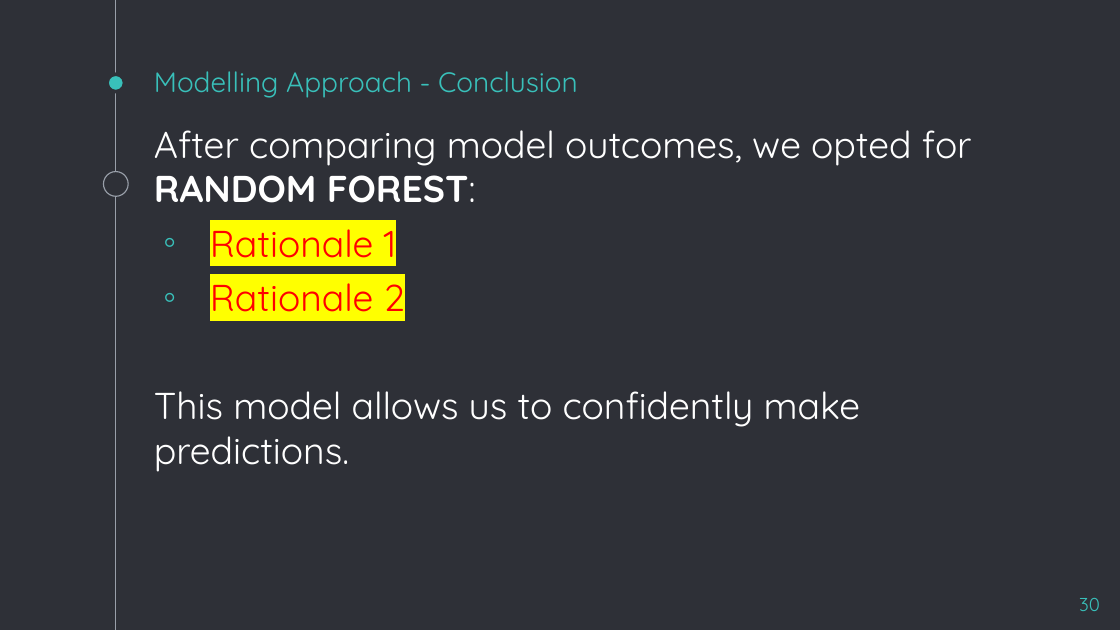
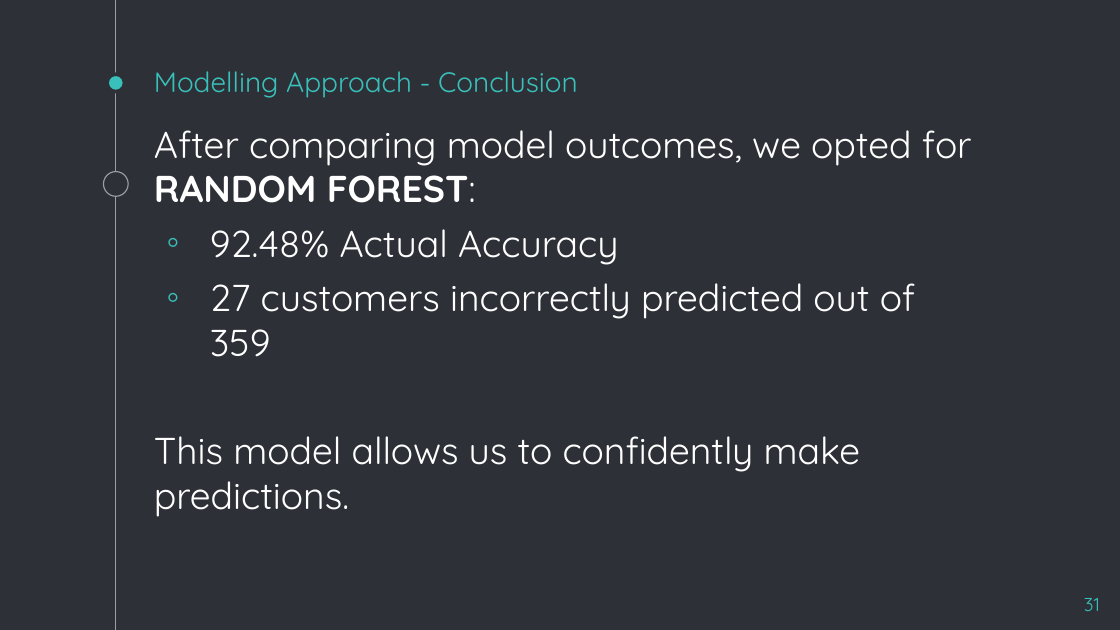
Before and after one commit to jMacProd/Machine-Learning-Credit-Card-Churn, a slide deck: slide 31 of Final Project - Presentation.pptx (slide 30 before the commit). Drawn at 1120x630 pixels with LibreOffice and Linux fonts; fonts in the diff are those of the drawing. Boxes give left, top, right and bottom in pixels: in the first picture for what was removed or moved away, otherwise in the second. Text is boxed around its words. In the diff, an @@ line names an element or a change of style, - is before the commit and + after.

```diff
--- a/Final Project - Presentation.pptx
+++ b/Final Project - Presentation.pptx
@@ text at (x1=210, y1=229, x2=915, y2=357): text changed; text colour #FF0000 to #FFFFFF @@
-◦ Rationale 1
-◦ Rationale 2
+◦ 92.48% Actual Accuracy
+◦ 27 customers incorrectly predicted out of 359
@@ page number at (x1=1084, y1=598, x2=1100, y2=611): text changed @@
-30
+31
```
Also in this commit, not shown: 16 other slides changed, 3 slides added, 1 slide removed.
